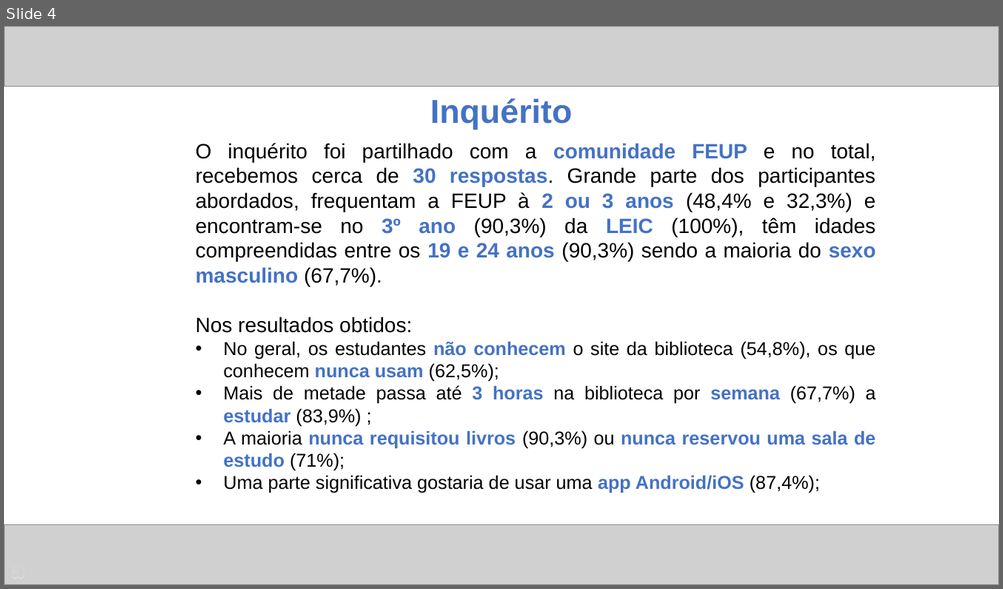
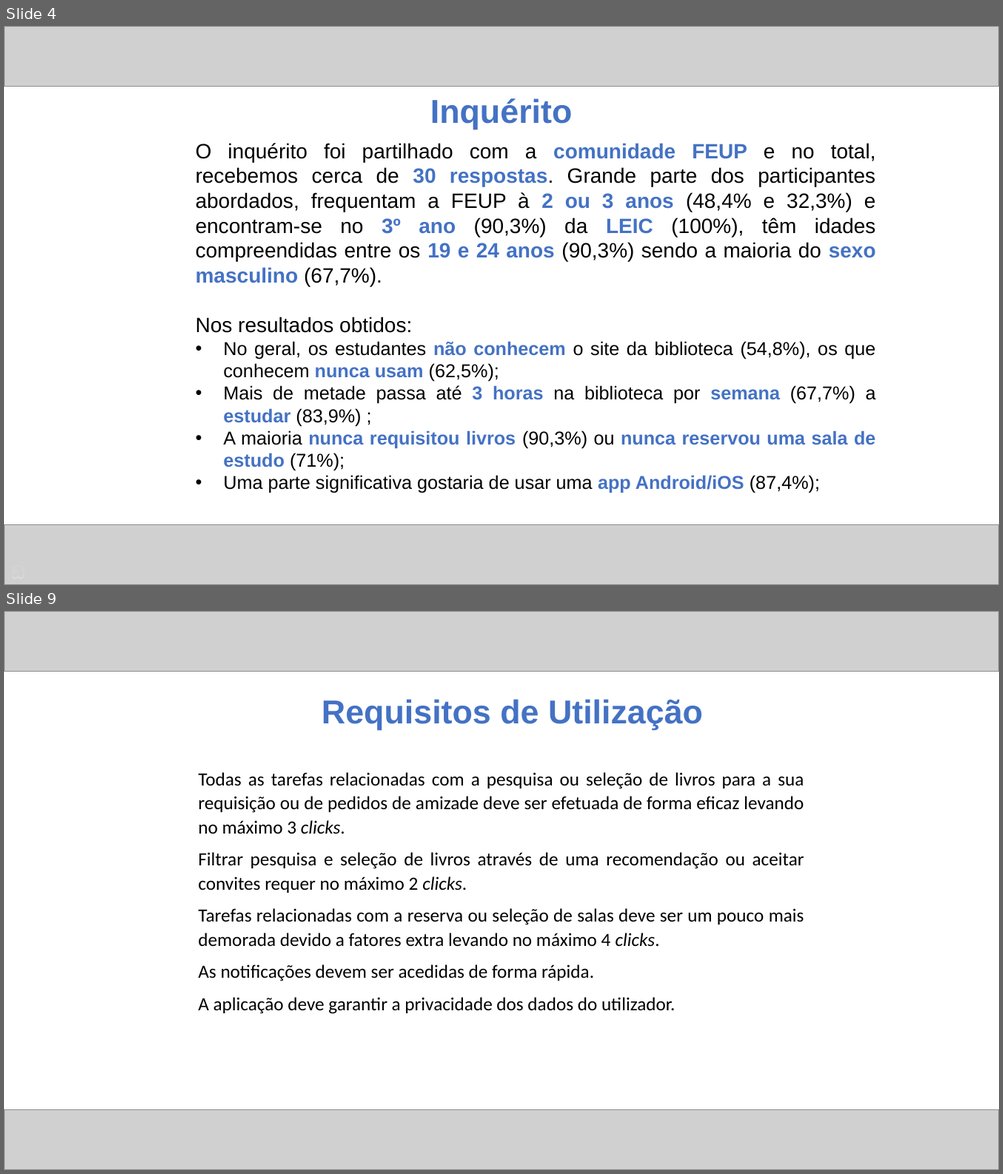
Before and after one commit to ICWeiner/FEUP-IPC, a slide deck: phase1/ipc.pptx. Shown one above the other, each under a label of ours: slide 4 before the commit, slides 4 and 9 after it; the slides between them are not shown. The pictures are 1003x589 and 1003x1174 pixels, drawn with LibreOffice and Linux fonts; fonts in the diff are those of the drawing; grey boxes stand for pictures. Boxes give left, top, right and bottom in pixels: in the first picture for what was removed or moved away, otherwise in the second. Text is boxed around its words. In the diff, an @@ line names an element or a change of style, - is before the commit and + after.

```diff
--- a/phase1/ipc.pptx
+++ b/phase1/ipc.pptx
@@ slide 9 added at box(4, 611, 999, 1170), background #FFFFFF @@
@@ picture added at box(4, 611, 999, 672) @@
@@ text added at box(321, 699, 703, 730), 32 pt, text #4472C4, bold @@
+Requisitos de Utilização
@@ text added at box(198, 772, 804, 1014), 18 pt, text #000000 @@
+Todas as tarefas relacionadas com a pesquisa ou seleção de livros para a sua requisição ou de pedidos de amizade deve ser efetuada de forma eficaz levando no máximo 3 clicks.
+Filtrar pesquisa e seleção de livros através de uma recomendação ou aceitar convites requer no máximo 2 clicks.
+Tarefas relacionadas com a reserva ou seleção de salas deve ser um pouco mais demorada devido a fatores extra levando no máximo 4 clicks.
+As notificações devem ser acedidas de forma rápida.
+A aplicação deve garantir a privacidade dos dados do utilizador.
@@ picture added at box(4, 1111, 999, 1170) @@
```
Also in this commit, not shown: 1 slide changed, 4 other slides added, 2 slides removed.
